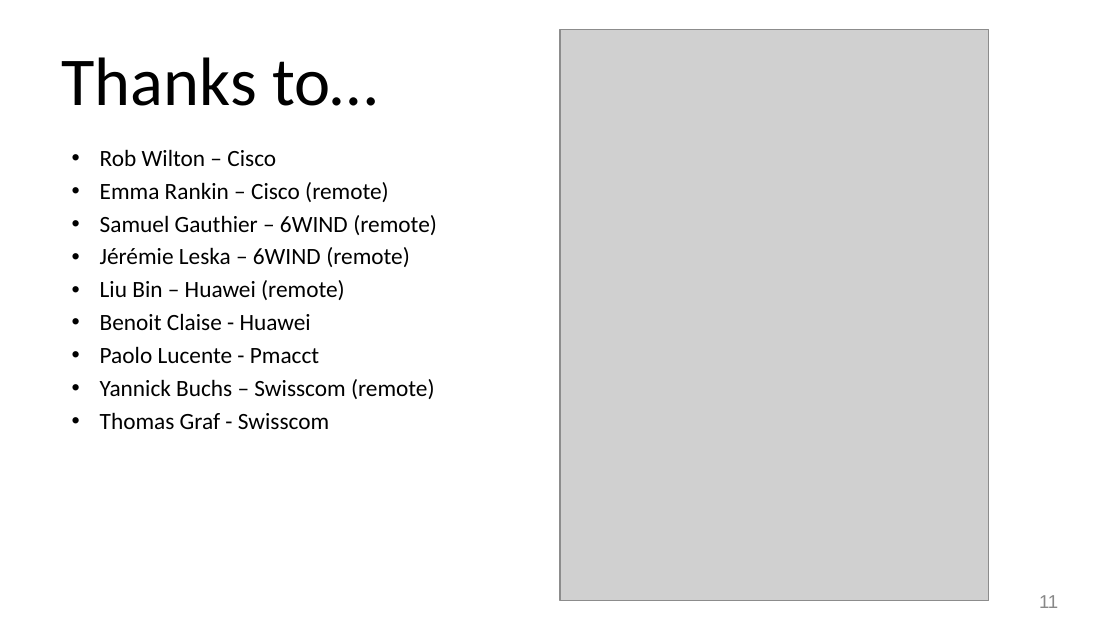
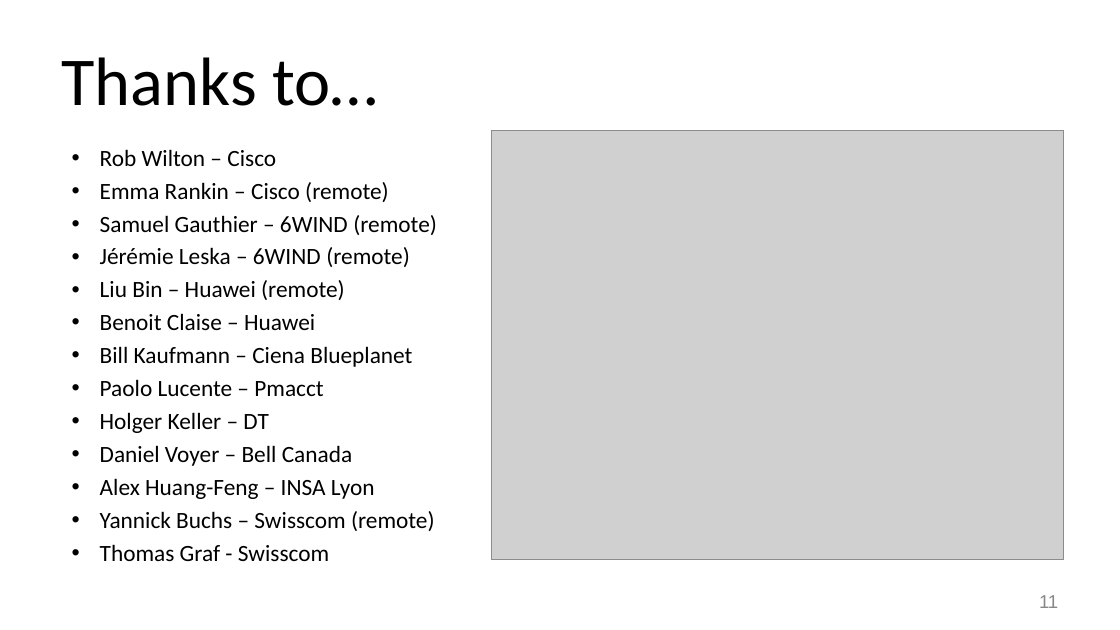
Before and after one commit to network-analytics/ietf-network-analytics-document-status, a slide deck: slide 11 of 120/Hackathon/ietf-120-hackathon-validate-yang-push-publisher.pptx. Drawn at 1120x630 pixels with LibreOffice and Linux fonts; fonts in the diff are those of the drawing; grey boxes stand for pictures. Boxes give left, top, right and bottom in pixels: in the first picture for what was removed or moved away, otherwise in the second. Text is boxed around its words. In the diff, an @@ line names an element or a change of style, - is before the commit and + after.

```diff
--- a/120/Hackathon/ietf-120-hackathon-validate-yang-push-publisher.pptx
+++ b/120/Hackathon/ietf-120-hackathon-validate-yang-push-publisher.pptx
@@ picture: place and size @@
-picture at [560,29,989,601]
+picture at [492,130,1064,560]
@@ text at [100,313,412,499]: text changed @@
-• Benoit Claise - Huawei
-• Paolo Lucente - Pmacct
+• Benoit Claise – Huawei
+• Bill Kaufmann – Ciena Blueplanet
+• Paolo Lucente – Pmacct
+• Holger Keller – DT
+• Daniel Voyer – Bell Canada
+• Alex Huang-Feng – INSA Lyon
```
Also in this commit, not shown: 1 other slide changed, 1 other file.
